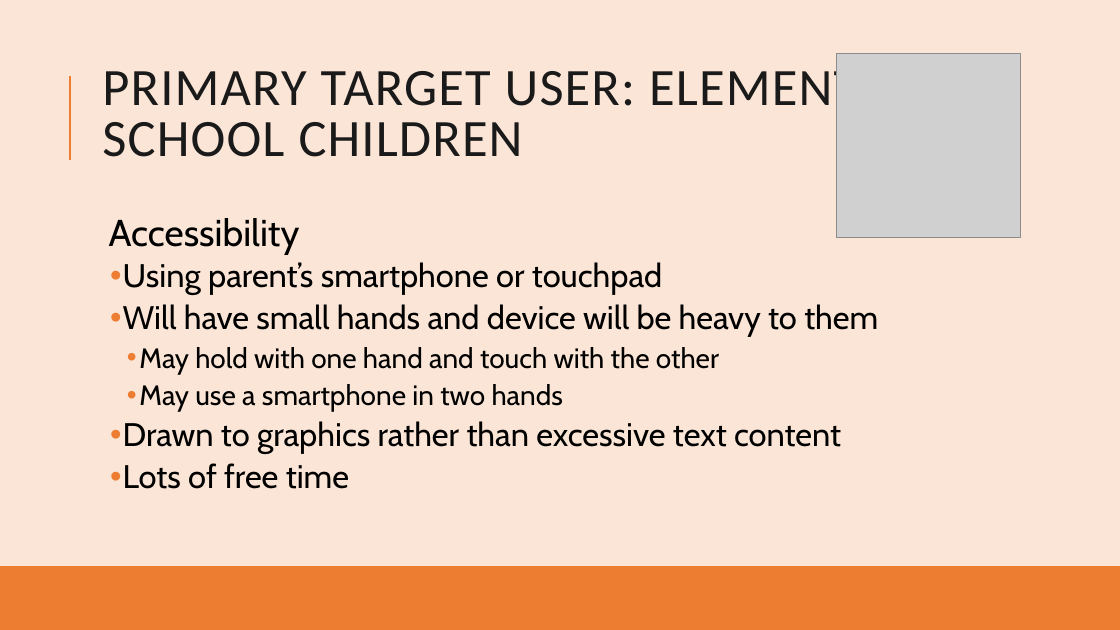
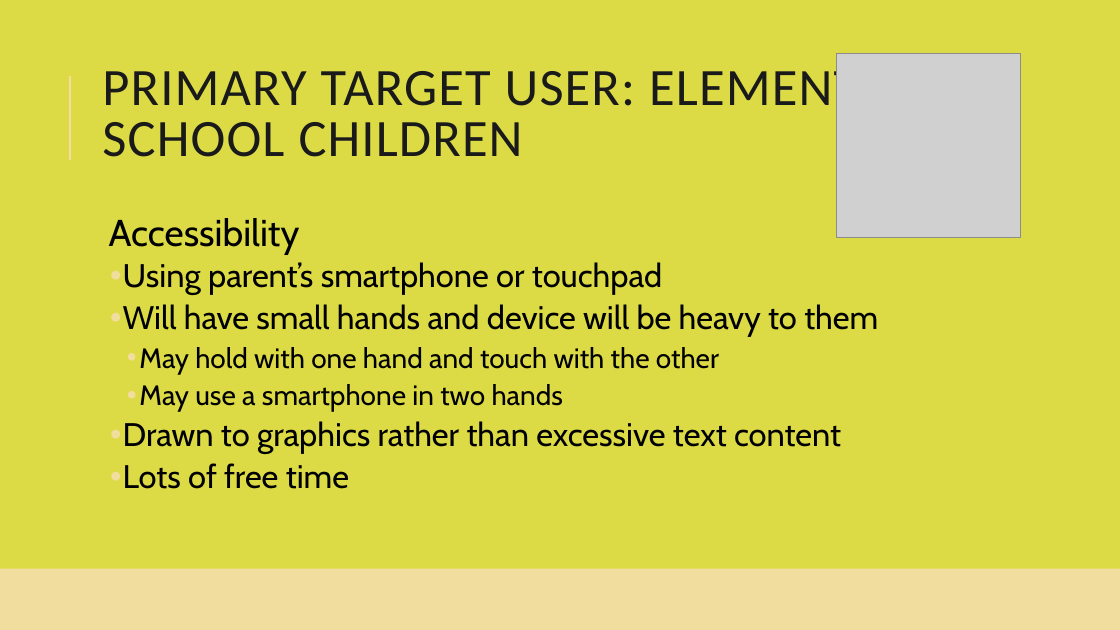
Before and after one commit to smiyaoka/forkPotatoDOC, a slide deck: slide 2 of ForkandPotatoUI.pptx. Drawn at 1120x630 pixels with LibreOffice and Linux fonts; fonts in the diff are those of the drawing; grey boxes stand for pictures. Boxes give left, top, right and bottom in pixels: in the first picture for what was removed or moved away, otherwise in the second. Text is boxed around its words. In the diff, an @@ line names an element or a change of style, - is before the commit and + after.

```diff
--- a/ForkandPotatoUI.pptx
+++ b/ForkandPotatoUI.pptx
@@ background #FBE5D6 to #DCDB45 @@
@@ line (70, 160) - (70, 76): stroke #ED7D31 1.5 pt to #F1DD9E 1.5 pt @@
@@ text "Accessibility" at [109,218,878,489]: bullet colour #ED7D31 to #F1DD9E @@
@@ rectangle at [0,569,1120,630]: fill #ED7D31 to #F1DD9E @@
```
Also in this commit, not shown: 7 other slides changed, 4 slides added, 2 slides removed.
